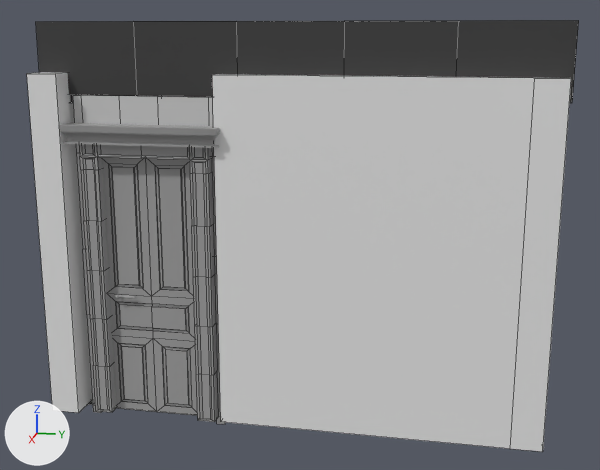
The FBX model Vornik/Assets/Models/CASA DEFINITIVA/salaPrincipal/mainSalaSinMuroDEF.FBX, before and after one commit.
The view is the same before and after, from a 50 mm lens placed at (10.8, 1.45, 3.44), pointed at (2.2, -0.27, 1.29). Every picture has the same lights, and +X, +Y and +Z are marked at lower left. Mesh edges are drawn as thin lines on the coarser meshes. Where no turn or scale is listed for an object, it has been applied to the vertices.

The scene before the commit, as lines of its bpy script (objects in view):
```python
me_mesh_022 = bpy.data.meshes.new('Mesh.022')
me_mesh_022.from_pydata(...)  # 24 vertices, 18 faces; spans x 0.04..4.23, y -2.22..2.21, z 0.0..3.09
# before: 20 (4.02, -0.61, 3.09) at pixel (216, 74), 21 (4.02, -0.61, 0.0), 22 (4.15, -0.61, 0.0) at pixel (220, 421), 23 (4.15, -0.61, 3.09) at pixel (212, 75)
me_mesh_023 = bpy.data.meshes.new('Mesh.023')
me_mesh_023.from_pydata(...)  # 200 vertices, 198 faces; spans x -0.05..0.0, y -0.85..0.0, z -1.19..1.19
me_mesh_023.materials.append(mat_puerta)  # grey #9f9f9f
me_mesh_025 = bpy.data.meshes.new('Mesh.025')
me_mesh_025.from_pydata(...)  # 270 vertices, 268 faces; spans x 3.93..4.17, y -1.81..-0.66, z 0.0..2.54
me_mesh_025.materials.append(mat_puerta)  # grey #9f9f9f
ob_box021 = bpy.data.objects.new('Box021', me_mesh_022)
ob_box021.location = (0.0, 0.0, 0.0)
ob_box071 = bpy.data.objects.new('Box071', me_mesh_023)
ob_box071.location = (4.07, -0.826, 1.193)
ob_marcopuerta006 = bpy.data.objects.new('marcoPuerta006', me_mesh_025)
ob_marcopuerta006.location = (0.0, 0.0, 0.0)
# also in view: 'paredesMainSala' at (2.1, 0.0, 1.41); 'Box012' at (1.92, 0.01, 3.21); 'rodaTecho011' at (4.04, -1.25, 2.57)
```
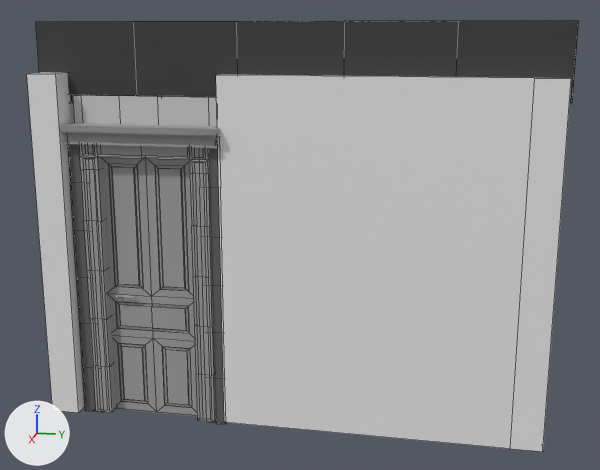
Location of each change, [x1, y1, x2, y2] in pixels of the pictures (600 x 470 px; the box of a moved part takes in the faces that stretch with it):
'Box086', added: after [67, 138, 101, 412]
'Box087', added: after [207, 137, 227, 424]
part 1 of me_mesh_022, moved or reshaped: before [212, 74, 323, 425]; after [216, 74, 323, 425]

What the commit changed:
Material 'arregloPuertas' (mat_arreglopuertas) is new.
Its base color is (0.118, 0.118, 0.118) (dark grey #606060).
Its roughness is 0.859.
me_mesh_022 has 24 vertices, 18 faces and spans x 0.04..4.23, y -2.22..2.21, z 0.0..3.09.
me_mesh_022 is used by ob_box021; location (0.0, 0.0, 0.0).
Part 1, on me_mesh_022:
Vertices 20 to 23 of me_mesh_022 move by (0.0, 0.03, 0.0).
Mesh me_mesh_029 is new.
It has 28 vertices, 26 faces and spans x -0.01..0.01, y -0.09..0.09, z -1.3..1.3.
It uses material mat_arreglopuertas (dark grey #606060).
Object 'Box087' (ob_box087) is new; it shows me_mesh_029.
Its location is (4.136, -0.653, 1.285).
Object 'Box086' (ob_box086) is new; it shows a copy of me_mesh_029.
Its location is (4.136, -1.836, 1.285).
